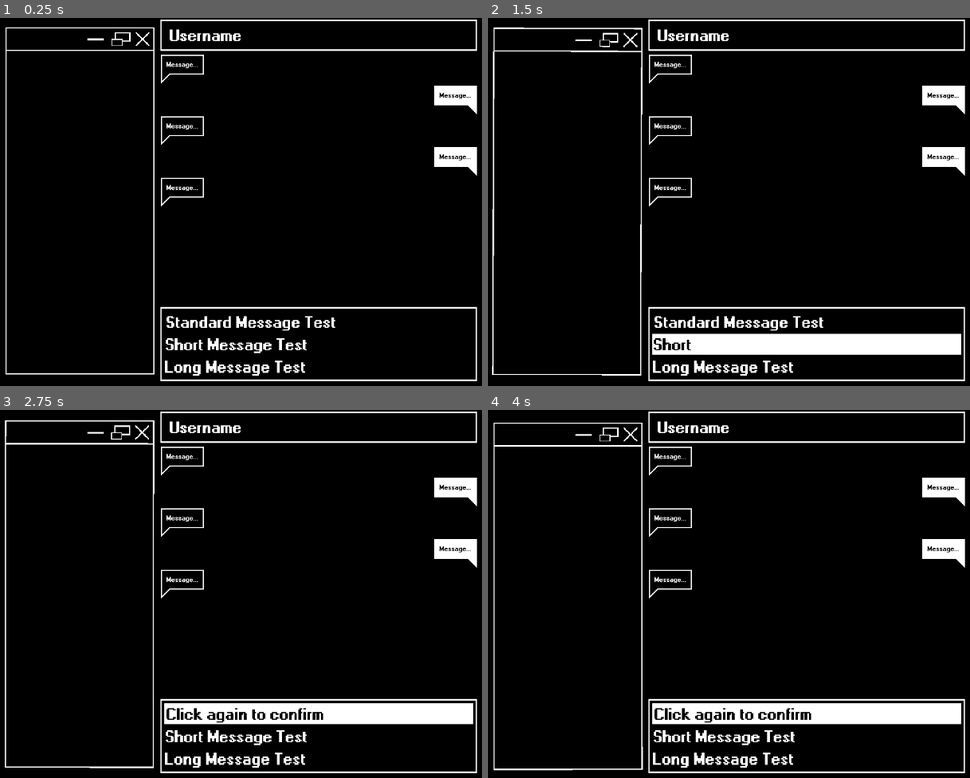
Above: before the commit, frames 1-4 (two rows, left to right).
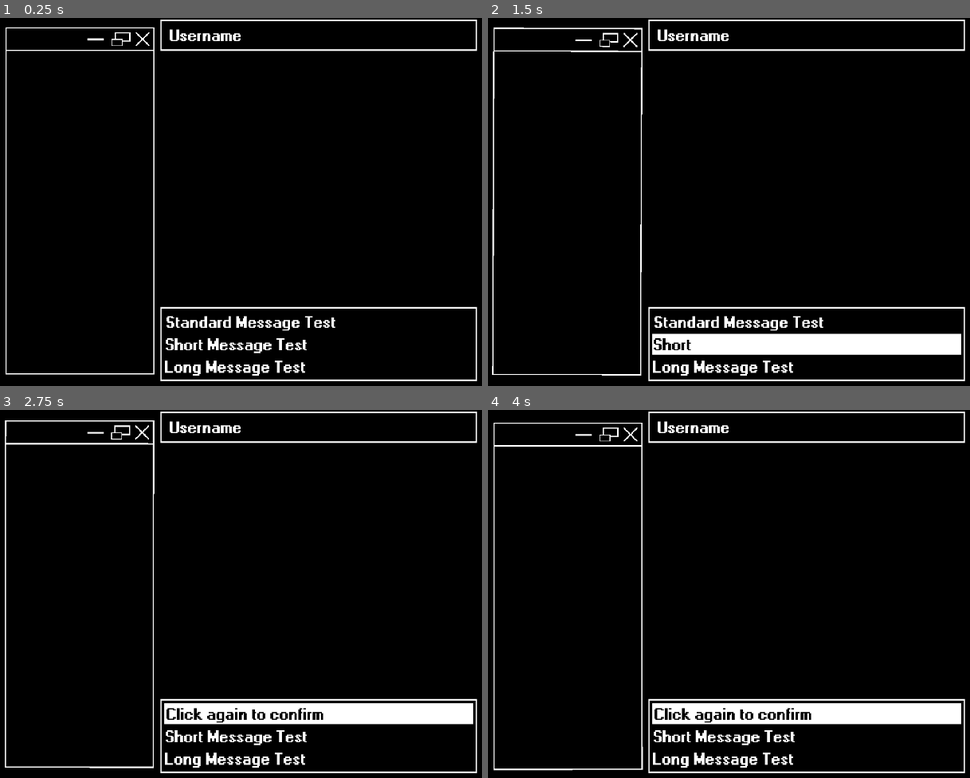
Above: after the commit, the same moments.

Repository: AdamCMunro/social-game
Game: Godot game, scene res://messenger.tscn
The game is run twice, just before and just after one commit, with the same random seed, the same clock (stepped at 60 frames per second) and the same inputs. This scene is started directly instead of the project's main scene.
Inputs (mouse positions are in pixels of both pictures, inside the frame that each line leads up to):
- Up to frame 1 (0.25 s): no input
- Up to frame 2 (1.5 s): tap Enter at 0.5 s; move the mouse to (806, 367) at 0.52 s; click (806, 367) at 0.67 s; move the mouse to (806, 345) at 1.27 s; click (806, 345) at 1.42 s
- Up to frame 3 (2.75 s): move the mouse to (318, 715) at 2.02 s; click (318, 715) at 2.17 s
- Up to frame 4 (4 s): move the mouse to (777, 667) at 2.77 s; click (777, 667) at 2.92 s; move the mouse to (outside the picture) at 3.52 s; click (outside the picture) at 3.67 s

The runs differ from the first frame. In frame 1, 1.5% of the frame differs, in the area x 33-100%, y 9-52%; in frame 2, 1.5%; in frame 3, 1.5%; in frame 4, 1.5%.

Commit message:
fixing messages

Diff:
--- a/social-game/message.tscn
+++ b/social-game/message.tscn
@@ -6,12 +6,8 @@
 [ext_resource type="Script" uid="uid://bw6ia0kiaxnqa" path="res://message.gd" id="4_8yew3"]
 
 [node name="Message" type="MarginContainer" unique_id=1911466256]
-anchors_preset = 2
-anchor_top = 1.0
-anchor_bottom = 1.0
-offset_top = -106.0
 offset_right = 40.0
-grow_vertical = 0
+offset_bottom = 106.0
 scale = Vector2(1.5, 1.5)
 size_flags_horizontal = 0
 metadata/_edit_group_ = true
--- a/social-game/messenger.gd
+++ b/social-game/messenger.gd
@@ -79,27 +79,22 @@
 func _send_message(message):
 	var new_message = player_message_scene.instantiate()
 	new_message.get_node("TextContainer/Message").text = message
-	$Messages/ScrollContainer/VBoxContainer.add_child(new_message)
+	await get_tree().process_frame
+	new_message.position = Vector2(15, 10)
+	$Messages.add_child(new_message)
 
-	await get_tree().process_frame
+	#_message_animation(new_message)
 
-	var target_position = new_message.position
-
-	_message_animation(new_message)
-	_scroll_to_bottom()
-
-func _scroll_to_bottom():
-	await get_tree().process_frame
-
-	var scroll_bar = $Messages/ScrollContainer.get_v_scroll_bar()
-	var tween = create_tween()
-
-	tween.tween_property($Messages/ScrollContainer, "scroll_vertical", scroll_bar.max_value, 0.3).set_trans(Tween.TRANS_SINE)
 
 func _message_animation(message):
 	message.modulate.a = 0
-
 	var tween = create_tween()
 
 	# Fade in
 	tween.tween_property(message, "modulate:a", 1.0, 0.2)
+	tween.parallel().tween_property(message, "position", Vector2(message.position.x, 0), 0.3)\
+		.set_ease(Tween.EASE_IN_OUT)\
+		.set_trans(Tween.TRANS_SINE)
+	tween.tween_property(message, "position", Vector2(message.position.x, 10), 0.2)\
+		.set_ease(Tween.EASE_IN_OUT)\
+		.set_trans(Tween.TRANS_SINE)
--- a/social-game/messenger.tscn
+++ b/social-game/messenger.tscn
@@ -10,8 +10,6 @@
 [ext_resource type="Script" uid="uid://4udu5egxntkx" path="res://option_2.gd" id="6_5uh8x"]
 [ext_resource type="Script" uid="uid://cys7txb1smtuo" path="res://option_3.gd" id="7_qhwlu"]
 [ext_resource type="Script" uid="uid://mvf0l8pkqr7b" path="res://contacts.gd" id="10_8waa5"]
-[ext_resource type="PackedScene" uid="uid://c647b82lppukb" path="res://message.tscn" id="11_8waa5"]
-[ext_resource type="PackedScene" uid="uid://2va2dssklteg" path="res://player_message.tscn" id="12_u38sr"]
 
 [sub_resource type="RectangleShape2D" id="RectangleShape2D_qhwlu"]
 size = Vector2(467.5, 29.166656)
@@ -209,40 +207,8 @@
 texture = ExtResource("5_75sbr")
 
 [node name="Messages" type="Area2D" parent="." unique_id=1755341961]
+z_index = 2
 position = Vector2(587, 338)
-
-[node name="ScrollContainer" type="ScrollContainer" parent="Messages" unique_id=1535120205]
-anchors_preset = 8
-anchor_left = 0.5
-anchor_top = 0.5
-anchor_right = 0.5
-anchor_bottom = 0.5
-offset_left = -287.0
-offset_top = -268.0
-offset_right = 288.0
-offset_bottom = 186.0
-grow_horizontal = 2
-grow_vertical = 2
-
-[node name="VBoxContainer" type="VBoxContainer" parent="Messages/ScrollContainer" unique_id=434320952]
-layout_mode = 2
-size_flags_horizontal = 3
-size_flags_vertical = 3
-
-[node name="Message" parent="Messages/ScrollContainer/VBoxContainer" unique_id=1911466256 instance=ExtResource("11_8waa5")]
-layout_mode = 2
-
-[node name="PlayerMessage" parent="Messages/ScrollContainer/VBoxContainer" unique_id=1149575305 instance=ExtResource("12_u38sr")]
-layout_mode = 2
-
-[node name="Message2" parent="Messages/ScrollContainer/VBoxContainer" unique_id=1225237553 instance=ExtResource("11_8waa5")]
-layout_mode = 2
-
-[node name="PlayerMessage2" parent="Messages/ScrollContainer/VBoxContainer" unique_id=461834479 instance=ExtResource("12_u38sr")]
-layout_mode = 2
-
-[node name="Message3" parent="Messages/ScrollContainer/VBoxContainer" unique_id=1553365621 instance=ExtResource("11_8waa5")]
-layout_mode = 2
 
 [connection signal="input_event" from="MessengerBody/Option3" to="MessengerBody/Option3" method="_on_input_event"]
 [connection signal="mouse_entered" from="MessengerBody/Option3" to="MessengerBody/Option3" method="_on_mouse_entered"]
--- a/social-game/player_message.tscn
+++ b/social-game/player_message.tscn
@@ -6,18 +6,10 @@
 [ext_resource type="Script" uid="uid://bw6ia0kiaxnqa" path="res://message.gd" id="4_e7vov"]
 
 [node name="PlayerMessage" type="MarginContainer" unique_id=1149575305]
-anchors_preset = 3
-anchor_left = 1.0
-anchor_top = 1.0
-anchor_right = 1.0
-anchor_bottom = 1.0
-offset_left = -40.0
-offset_top = -106.0
-grow_horizontal = 0
-grow_vertical = 0
+offset_right = 40.666748
+offset_bottom = 106.0
 scale = Vector2(1.5, 1.5)
 size_flags_horizontal = 8
-metadata/_edit_group_ = true
 
 [node name="RepeatSprite" type="NinePatchRect" parent="." unique_id=866435898]
 visible = false
